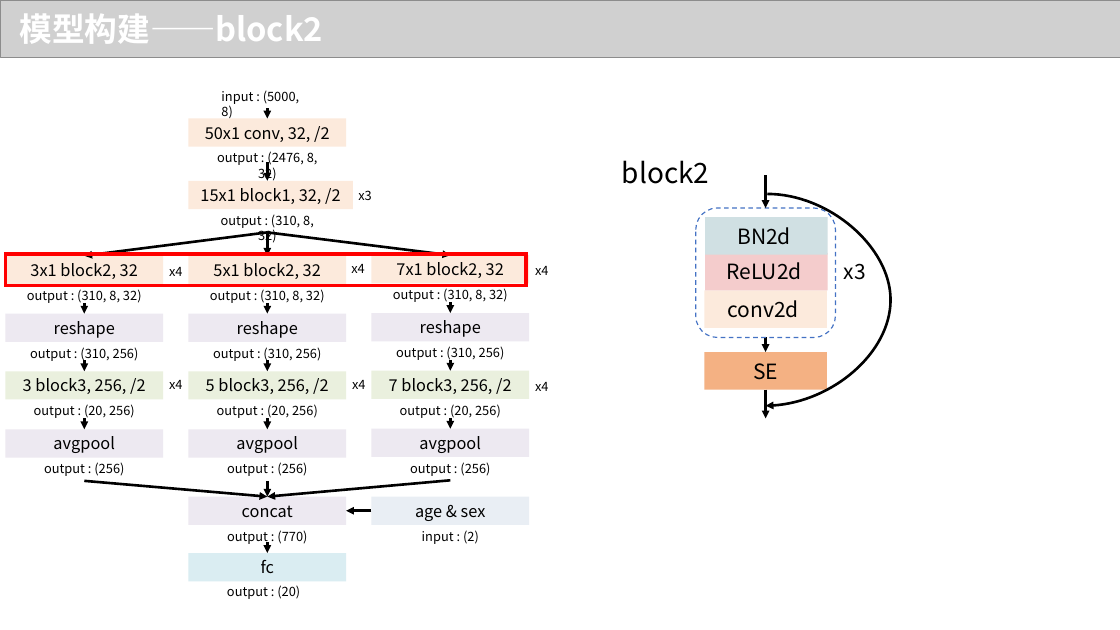
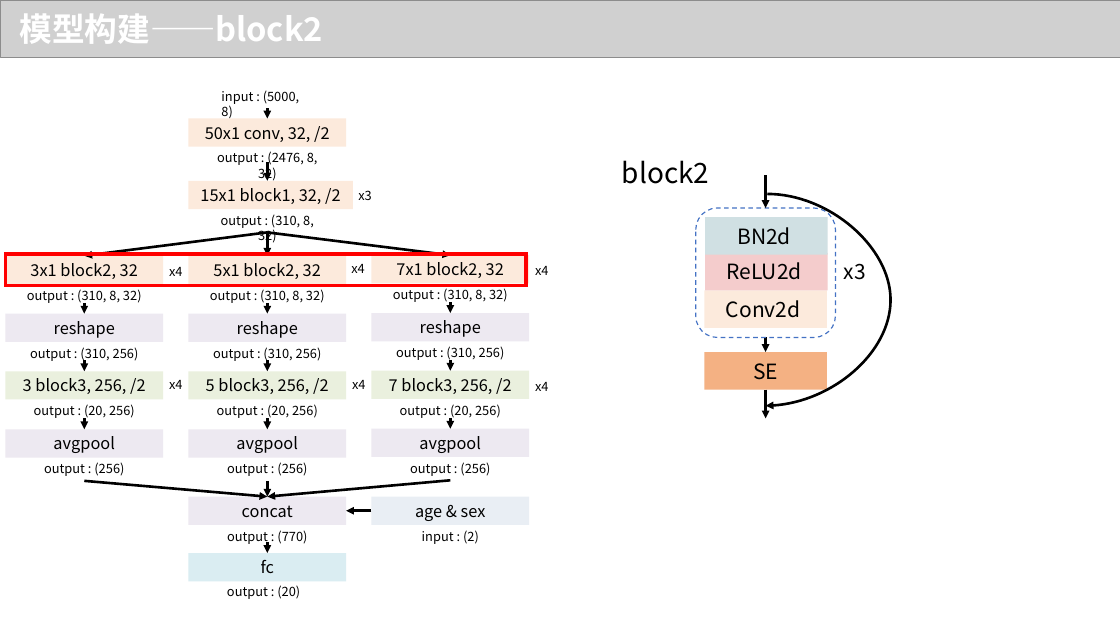
Before and after one commit to zhengqi98/Hefei_ECG_TOP1, a slide deck: slide 19 of 合肥高新杯_随便逛逛.pptx. Drawn at 1120x630 pixels with LibreOffice and Linux fonts; fonts in the diff are those of the drawing; grey boxes stand for pictures. Boxes give left, top, right and bottom in pixels: in the first picture for what was removed or moved away, otherwise in the second. Text is boxed around its words. In the diff, an @@ line names an element or a change of style, - is before the commit and + after.

```diff
--- a/合肥高新杯_随便逛逛.pptx
+++ b/合肥高新杯_随便逛逛.pptx
@@ text in rectangle at (726, 300, 801, 318): text changed @@
-conv2d
+Conv2d
```
Also in this commit, not shown: 3 other slides changed.
